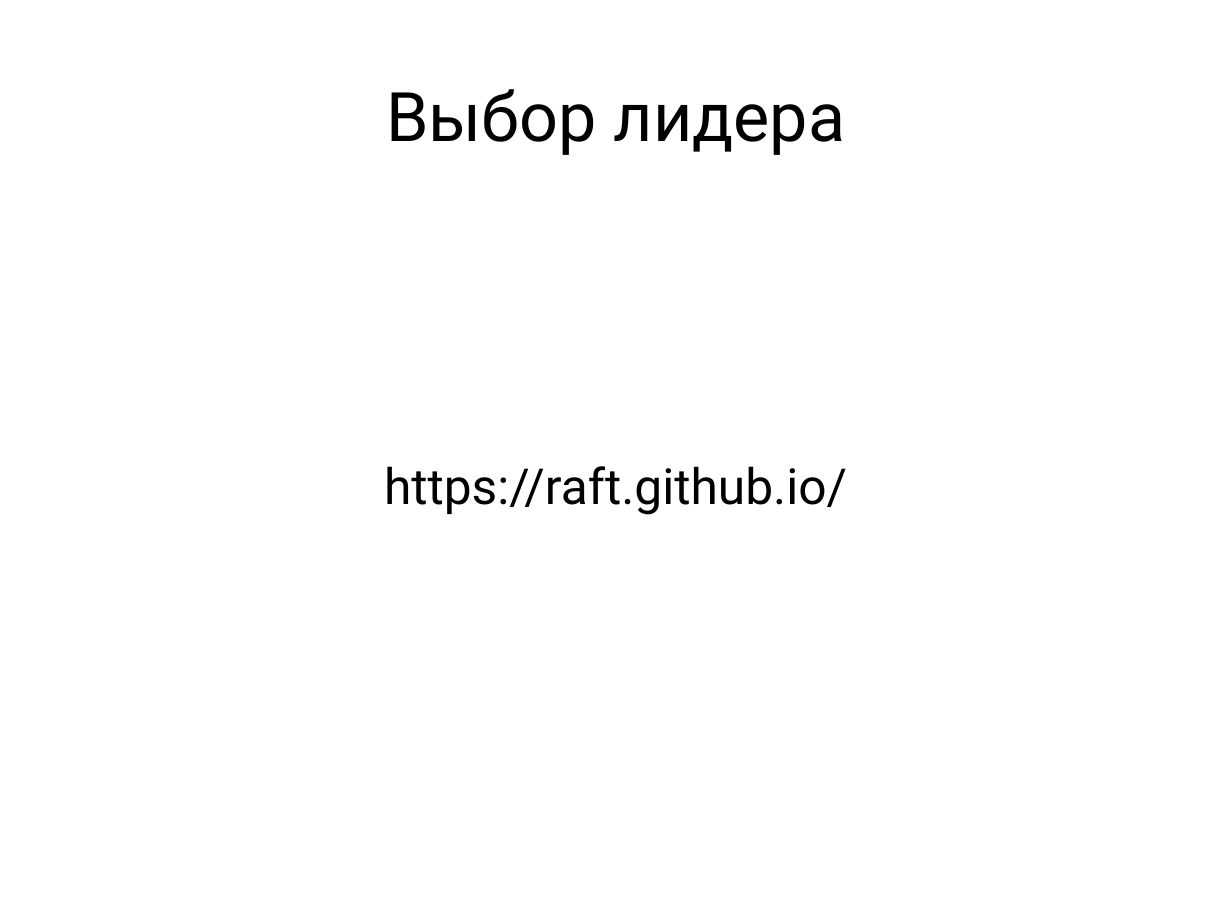
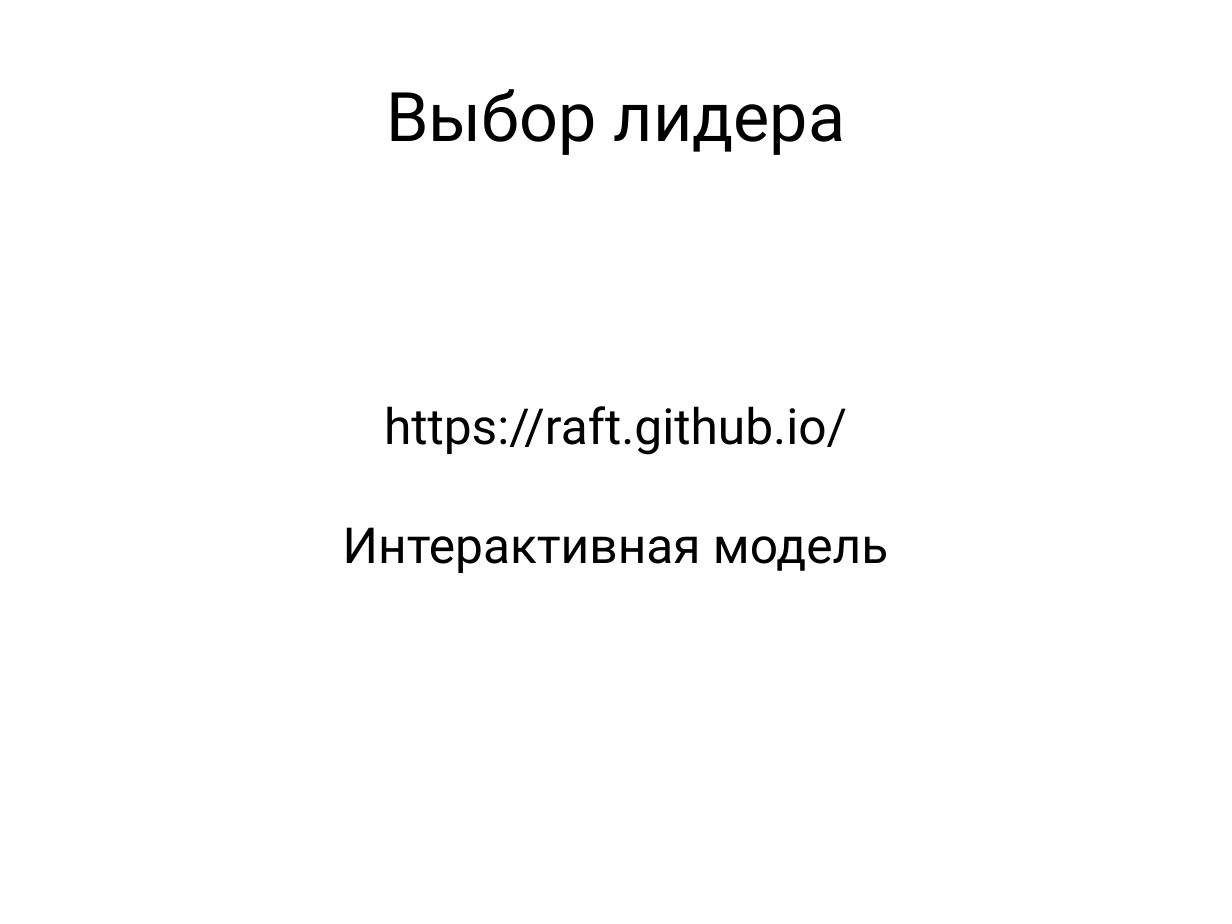
Before and after one commit to yzh44yzh/practical_erlang, a slide deck: slide 18 of raft/raft.odp (slide 19 before the commit). Drawn at 1232x924 pixels with LibreOffice and Linux fonts; fonts in the diff are those of the drawing. Boxes give left, top, right and bottom in pixels: in the first picture for what was removed or moved away, otherwise in the second. Text is boxed around its words. In the diff, an @@ line names an element or a change of style, - is before the commit and + after.

```diff
--- a/raft/raft.odp
+++ b/raft/raft.odp
@@ subtitle at [343,527,888,573]: paragraph added @@
+Интерактивная модель
```
Also in this commit, not shown: 1 other file.
